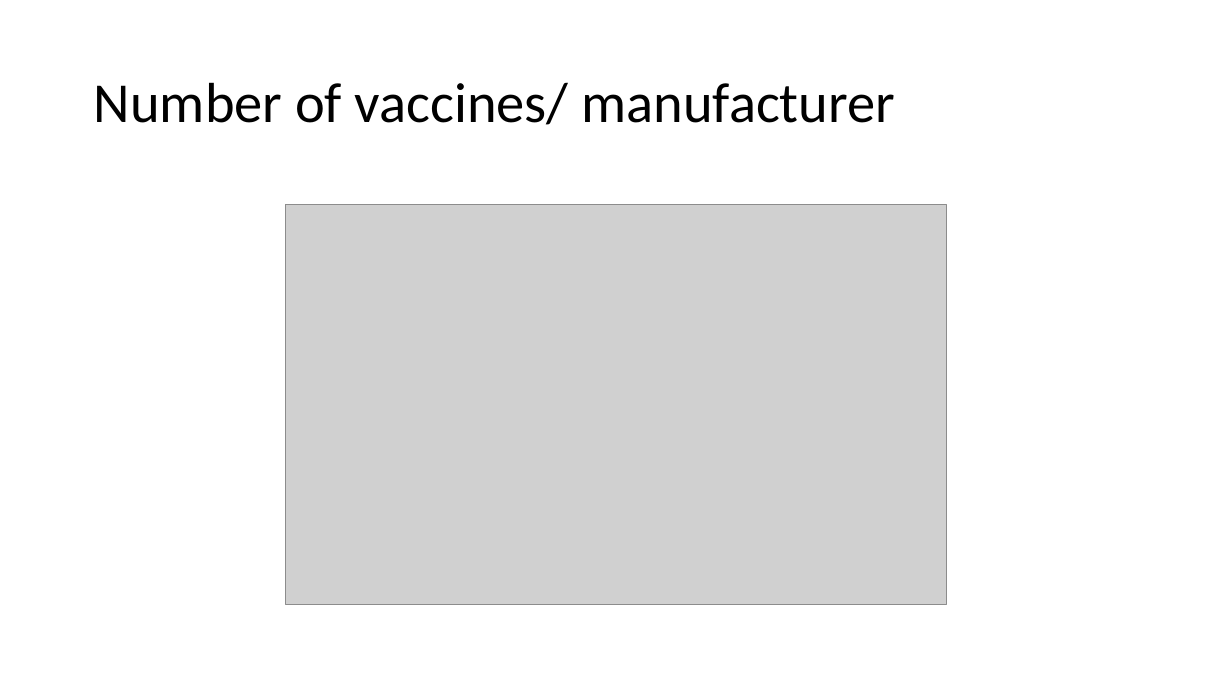
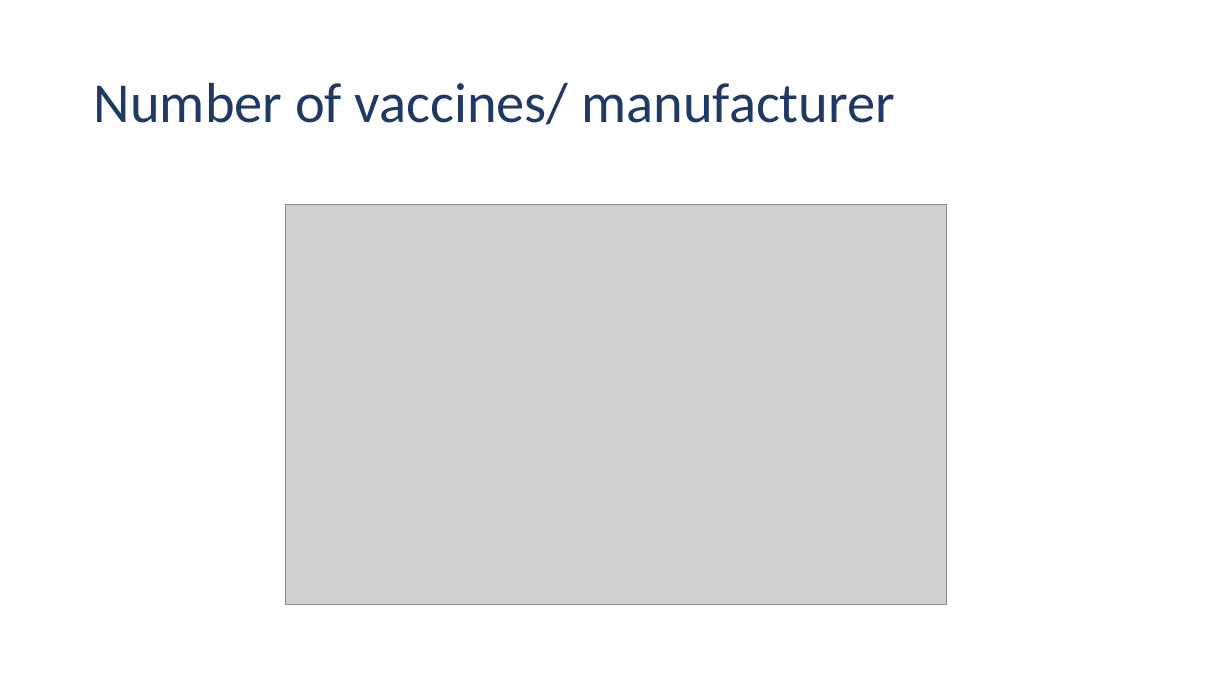
Before and after one commit to doctorf72/Naya-Practical-Data-Science-EDA-Project, a slide deck: slide 9 of initial analysis.pptx (slide 8 before the commit). Drawn at 1232x693 pixels with LibreOffice and Linux fonts; fonts in the diff are those of the drawing; grey boxes stand for pictures; background and template pictures are left out. Boxes give left, top, right and bottom in pixels: in the first picture for what was removed or moved away, otherwise in the second. Text is boxed around its words. In the diff, an @@ line names an element or a change of style, - is before the commit and + after.

```diff
--- a/initial analysis.pptx
+++ b/initial analysis.pptx
@@ title "Number of vaccines/ manufacturer" at bbox=[94, 82, 896, 125]: text colour #000000 to #203864 @@
```
Also in this commit, not shown: 6 other slides changed, 1 slide added.
